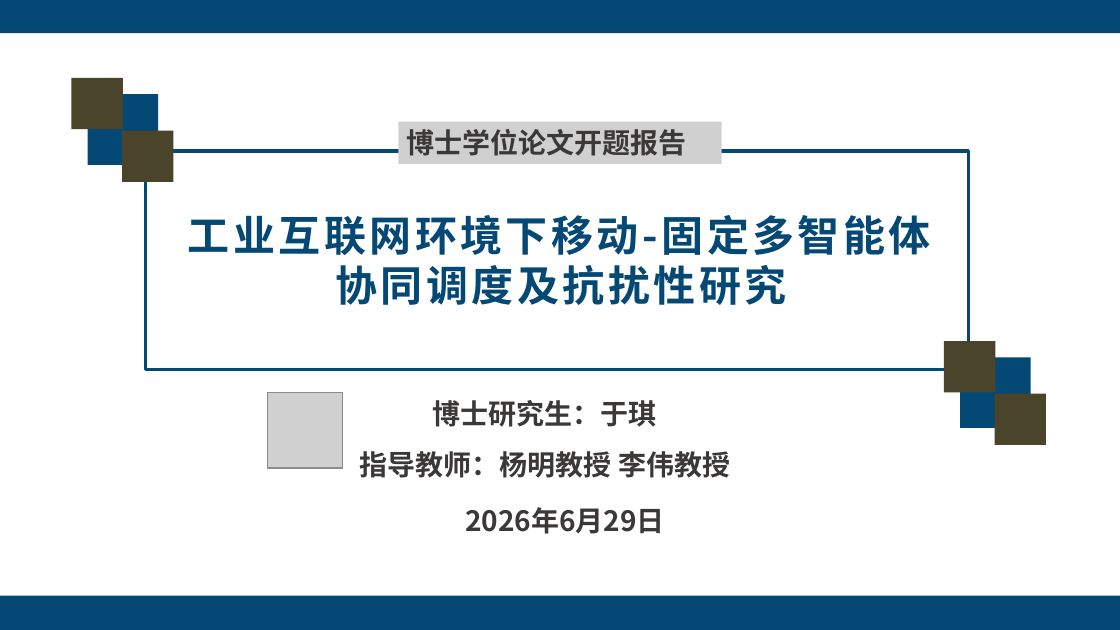
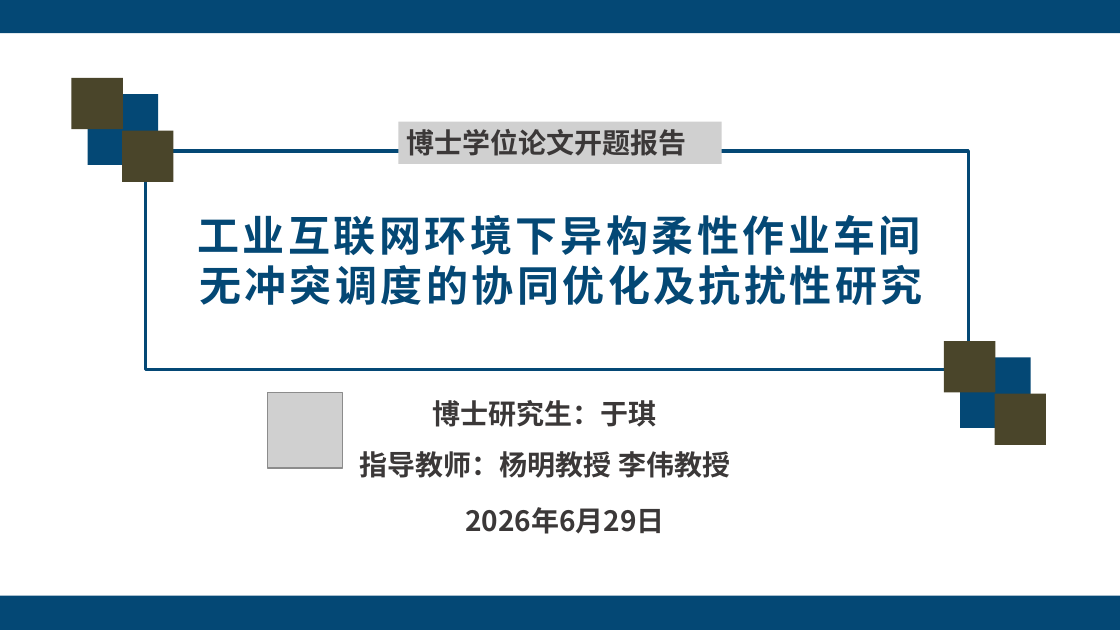
Before and after one commit to analyst2004lx/paper01, a slide deck: slide 1 of 开题报告/于琪-开题PPT(20260809) .pptx. Drawn at 1120x630 pixels with LibreOffice and Linux fonts; fonts in the diff are those of the drawing; grey boxes stand for pictures. Boxes give left, top, right and bottom in pixels: in the first picture for what was removed or moved away, otherwise in the second. Text is boxed around its words. In the diff, an @@ line names an element or a change of style, - is before the commit and + after.

```diff
--- a/开题报告/于琪-开题PPT(20260809) .pptx
+++ b/开题报告/于琪-开题PPT(20260809) .pptx
@@ text at [197, 215, 923, 305]: text changed @@
-工业互联网环境下移动-固定多智能体协同调度及抗扰性研究
+工业互联网环境下异构柔性作业车间无冲突调度的协同优化及抗扰性研究
```
Also in this commit, not shown: 2 other slides changed, 8 other files.
